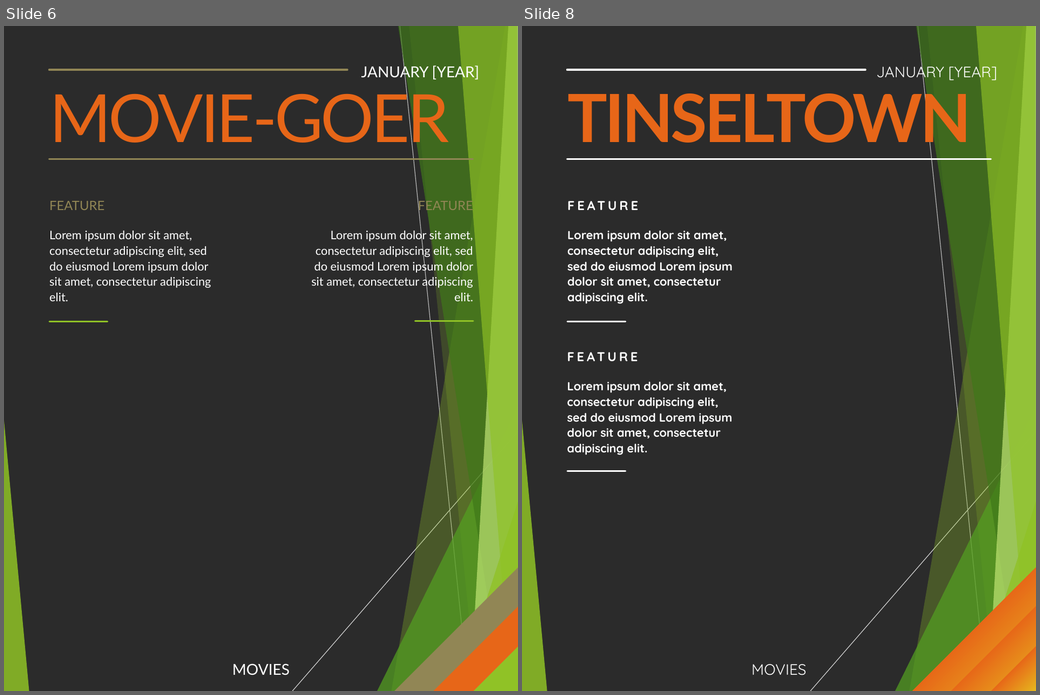
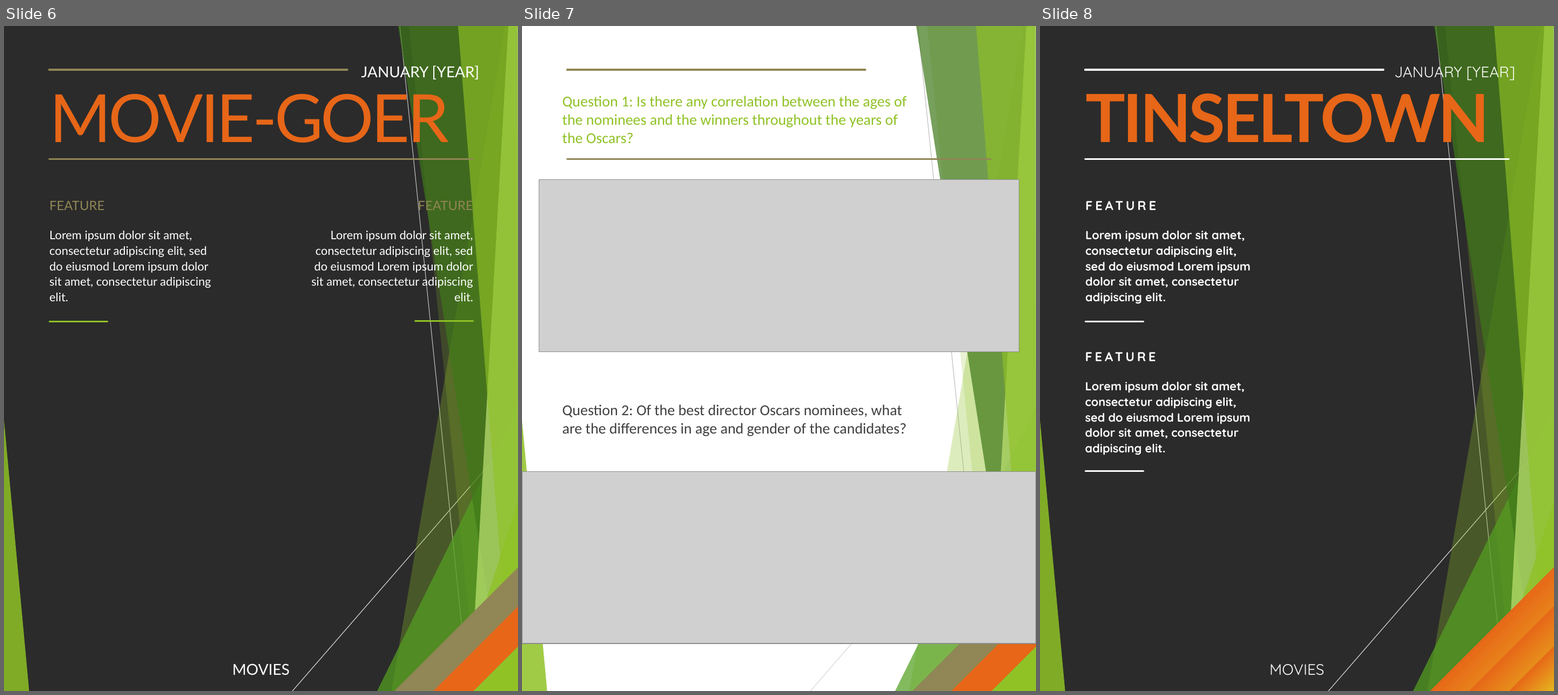
Before and after one commit to newton1021/project1, a slide deck: ANALYZING THE OSCARS.pptx. Shown side by side, each under a label of ours: slides 6 and 8 before the commit, slides 6, 7 and 8 after it; the slides between them are not shown. The pictures are 1040x695 and 1558x695 pixels, drawn with LibreOffice and Linux fonts; fonts in the diff are those of the drawing; grey boxes stand for pictures; background and template pictures are left out; a plain dark background stands for a picture behind light text. Boxes give left, top, right and bottom in pixels: in the first picture for what was removed or moved away, otherwise in the second. Text is boxed around its words. In the diff, an @@ line names an element or a change of style, - is before the commit and + after.

```diff
--- a/ANALYZING THE OSCARS.pptx
+++ b/ANALYZING THE OSCARS.pptx
@@ slide 7 added at (522,26,1036,691), background #FFFFFF; not listed: 15 template elements that a slide beside it also shows @@
@@ title added at (562,96,906,143), 18 pt, text #90C226 @@
+Question 1: Is there any correlation between the ages of the nominees and the winners throughout the years of the Oscars?
@@ picture added at (539,179,1019,352) @@
@@ text added at (562,405,907,436), 18 pt, text #404040 @@
+Question 2: Of the best director Oscars nominees, what are the differences in age and gender of the candidates?
@@ picture added at (522,472,1036,644) @@
```
Also in this commit, not shown: 1 slide removed.
